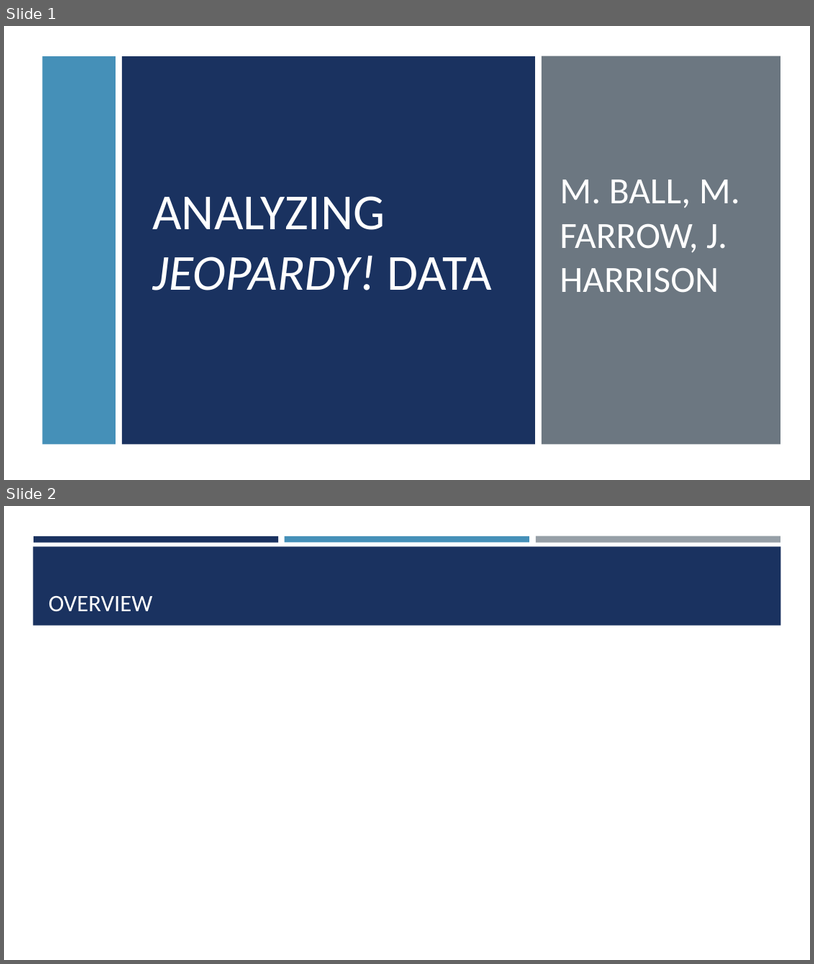
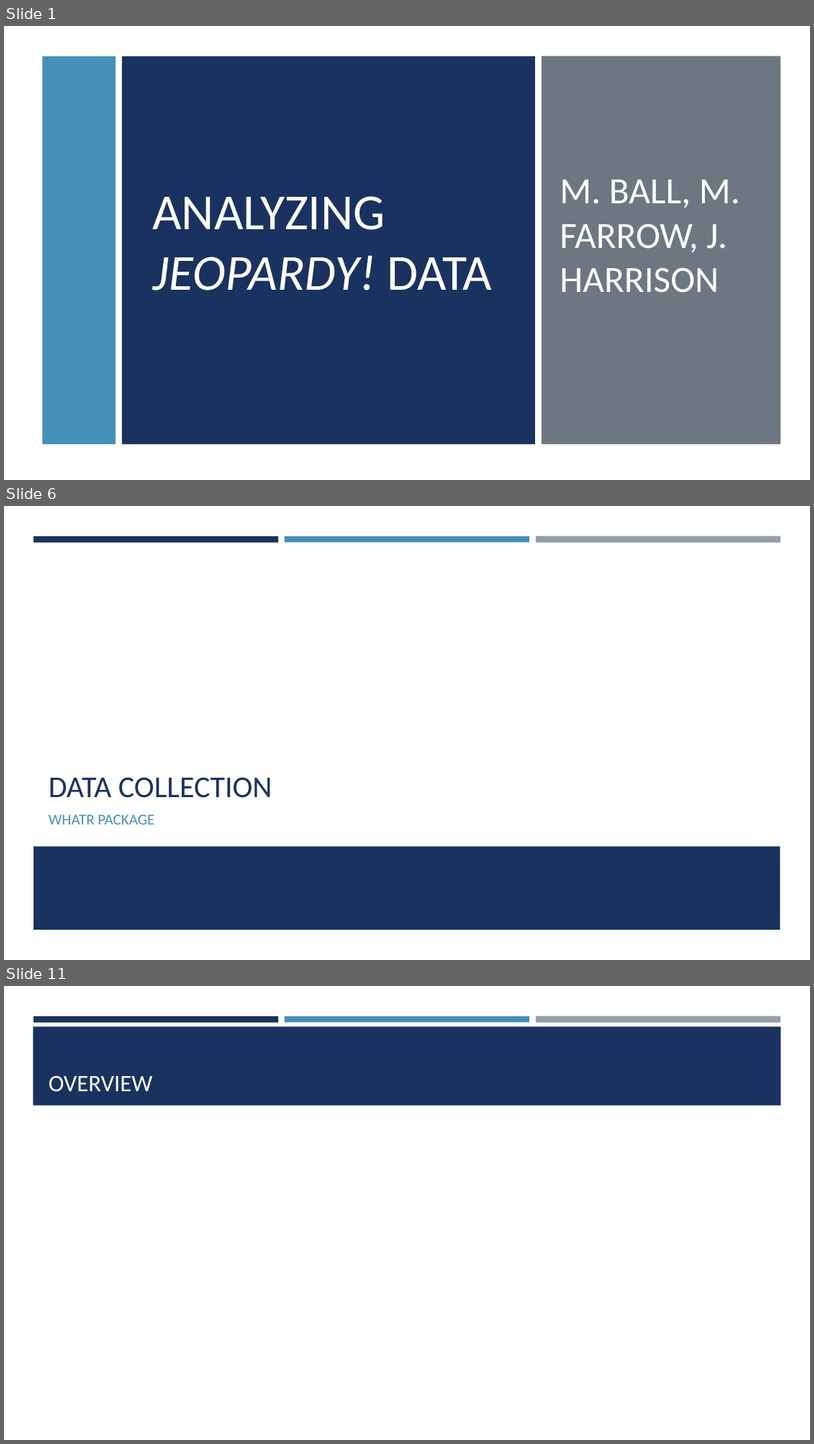
Before and after one commit to mattfarrow1/7330-term-project, a slide deck: docs/Analyzing_Jeopardy_Data.pptx. Shown one above the other, each under a label of ours: slides 1 and 2 before the commit, slides 1, 6 and 11 after it; the slides between them are not shown. The pictures are 814x964 and 814x1444 pixels, drawn with LibreOffice and Linux fonts; fonts in the diff are those of the drawing. Boxes give left, top, right and bottom in pixels: in the first picture for what was removed or moved away, otherwise in the second. Text is boxed around its words. In the diff, an @@ line names an element or a change of style, - is before the commit and + after.

Commit message:
add intro, J! archive, data collection, and mysql slides

```diff
--- a/docs/Analyzing_Jeopardy_Data.pptx
+++ b/docs/Analyzing_Jeopardy_Data.pptx
@@ slide 6 added at <box>4,506,810,960</box>, background #FFFFFF; not listed: 3 template elements that a slide beside it also shows @@
@@ title added at <box>49,777,273,798</box>, 36 pt, text #1A3260 @@
+DATA COLLECTION
@@ text added at <box>49,814,154,824</box>, 18 pt, text #4590B8 @@
+WHATR PACKAGE
@@ rectangle added at <box>34,846,781,929</box>, fill #1A3260 @@
@@ what was slide 2 is now slide 11 @@
```
Also in this commit, not shown: 8 other slides added.
